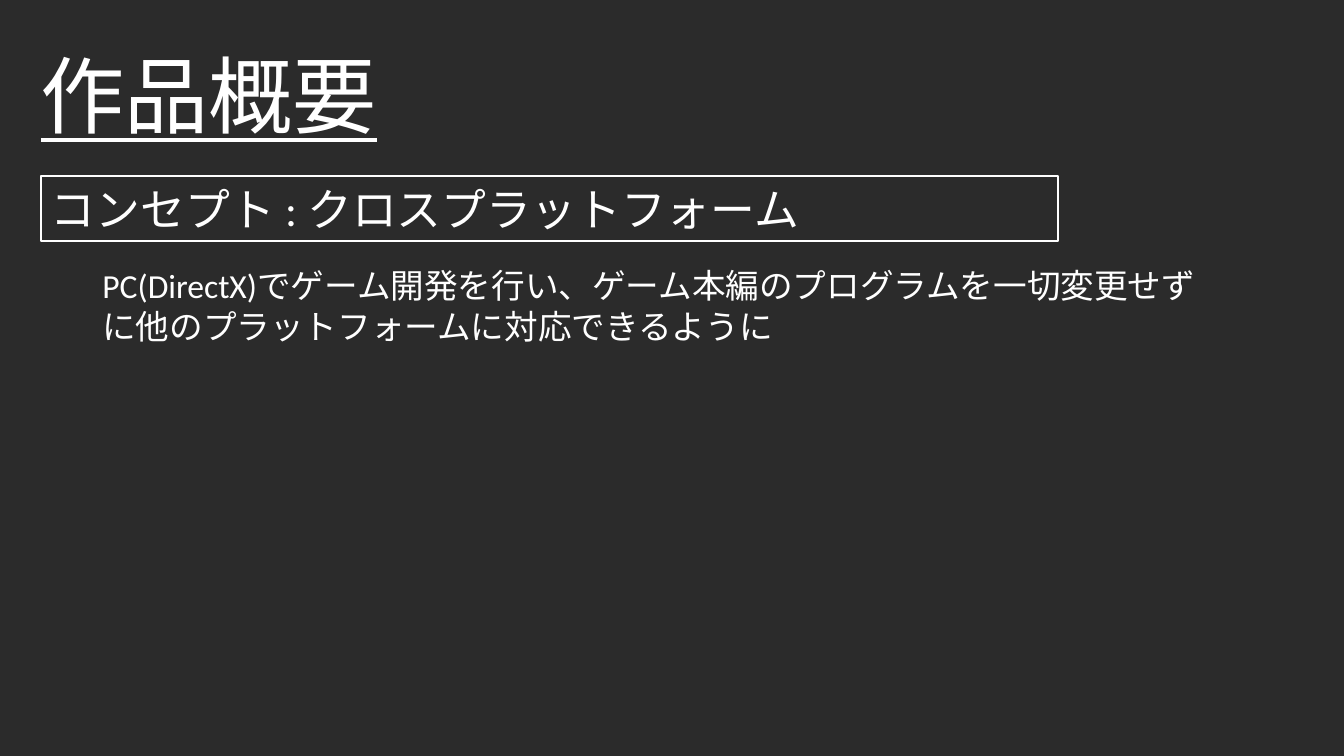
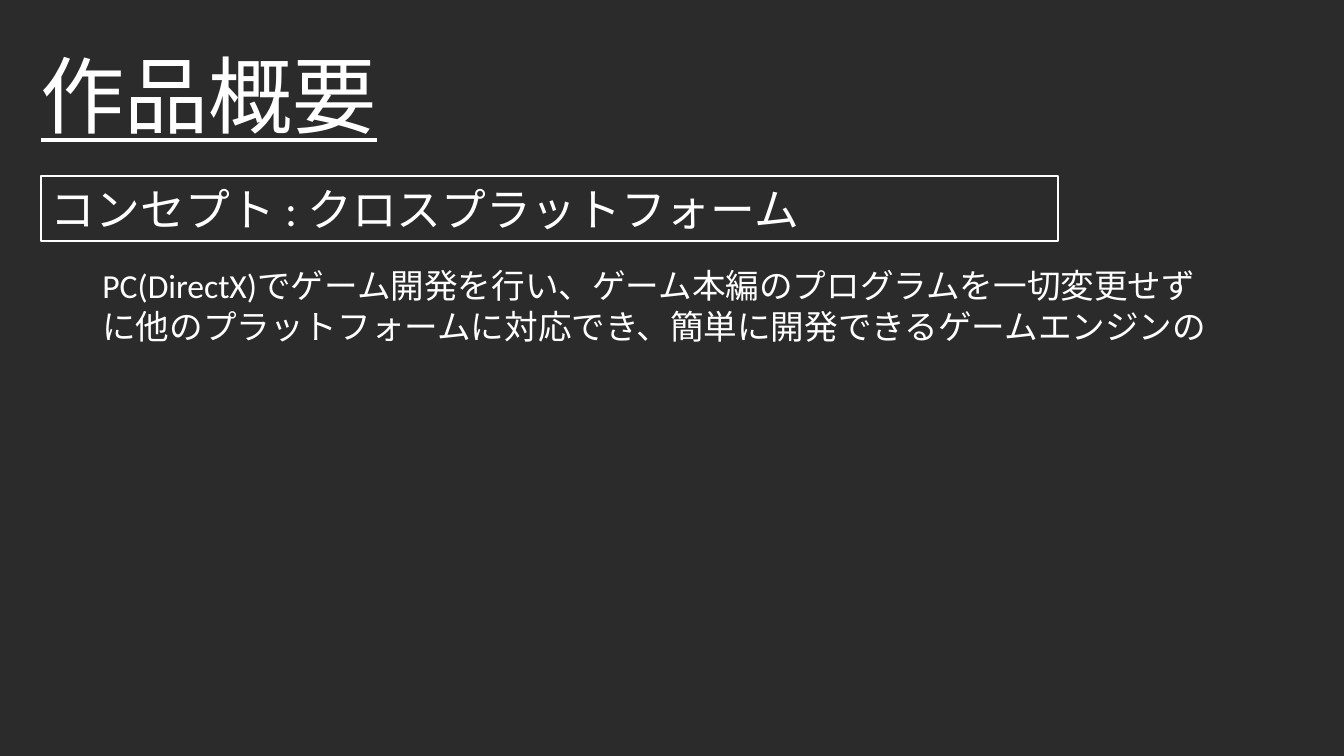
Before and after one commit to Takeshi0106/Action_Game, a slide deck: slide 3 of 就職作品概要資料.pptx. Drawn at 1344x756 pixels with LibreOffice and Linux fonts; fonts in the diff are those of the drawing; background and template pictures are left out; a plain dark background stands for a picture behind light text. Boxes give left, top, right and bottom in pixels: in the first picture for what was removed or moved away, otherwise in the second. Text is boxed around its words. In the diff, an @@ line names an element or a change of style, - is before the commit and + after.

```diff
--- a/就職作品概要資料.pptx
+++ b/就職作品概要資料.pptx
@@ text at bbox=[102, 271, 1206, 342]: text changed @@
-PC(DirectX)でゲーム開発を行い、ゲーム本編のプログラムを一切変更せずに他のプラットフォームに対応できるように
+PC(DirectX)でゲーム開発を行い、ゲーム本編のプログラムを一切変更せずに他のプラットフォームに対応でき、簡単に開発できるゲームエンジンの
```
Also in this commit, not shown: 1 other slide changed, 2 other files.
